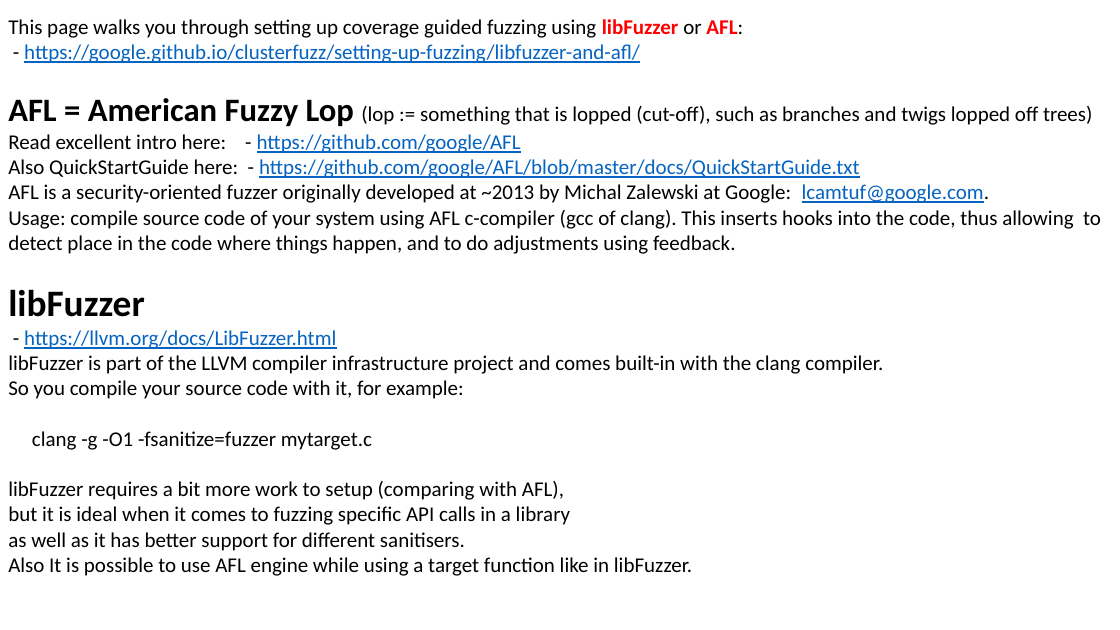
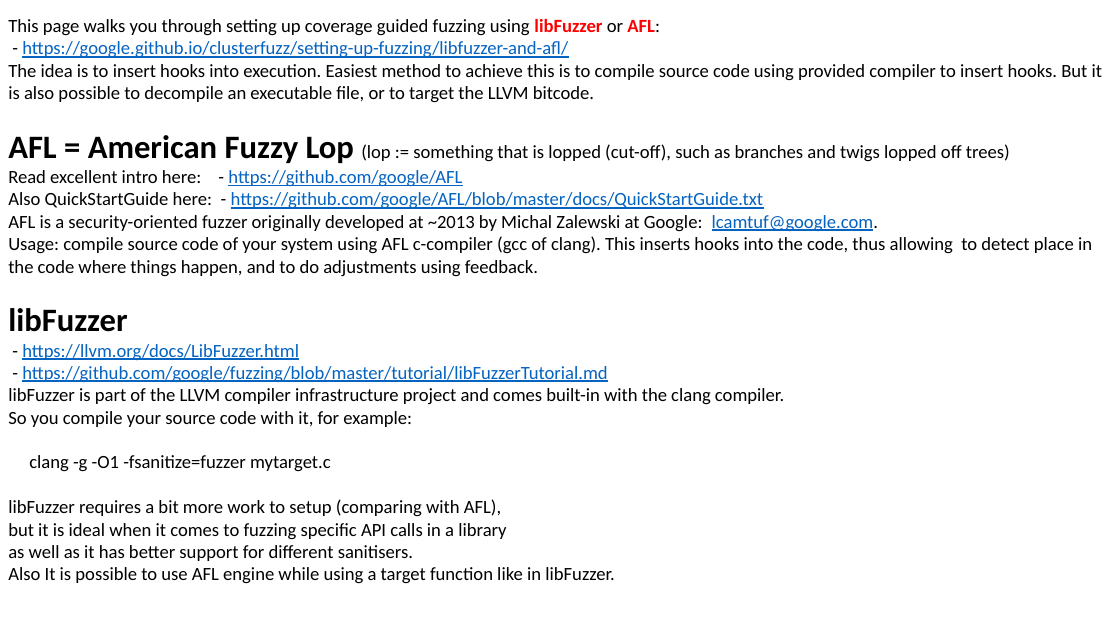
Before and after one commit to lselector/ml_ai_doc, a slide deck: slide 3 of fuzzing.pptx. Drawn at 1120x630 pixels with LibreOffice and Linux fonts; fonts in the diff are those of the drawing. Boxes give left, top, right and bottom in pixels: in the first picture for what was removed or moved away, otherwise in the second. Text is boxed around its words. In the diff, an @@ line names an element or a change of style, - is before the commit and + after.

```diff
--- a/fuzzing.pptx
+++ b/fuzzing.pptx
@@ text at bbox=[8, 19, 1092, 584]: size 18 to 16 pt in "This page walks you through setting up ...", "- https://google.github.io/clusterfuzz/setting-up-fuzzing/li ...", "(lop := something that is lopped (cut-off), ...", "Read excellent intro here: - https://github.com/google/AFL" and 11 more places; size 32 to 28 pt in "libFuzzer" @@
@@ text at bbox=[8, 64, 1103, 103]: paragraph added @@
+The idea is to insert hooks into execution. Easiest method to achieve this is to compile source code using provided compiler to insert hooks. But it is also possible to decompile an executable file, or to target the LLVM bitcode.
@@ text at bbox=[22, 366, 607, 383]: paragraph added @@
+- https://github.com/google/fuzzing/blob/master/tutorial/libFuzzerTutorial.md
```
Also in this commit, not shown: 2 other slides changed, 1 slide added.
